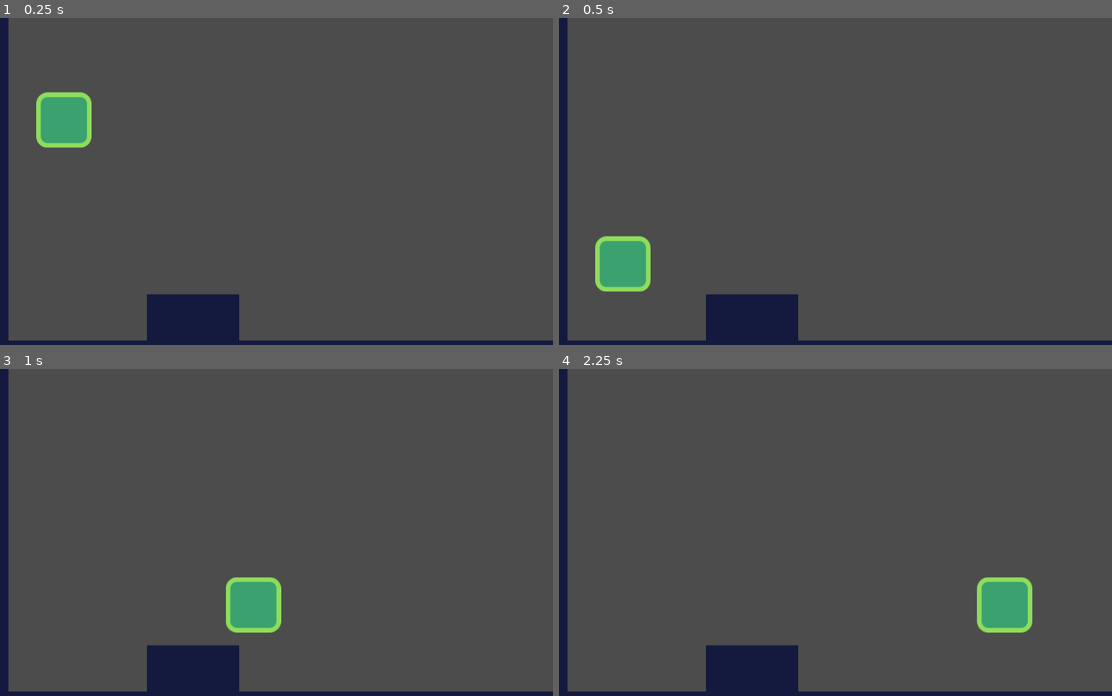
Above: before the commit, frames 1-4 (two rows, left to right).
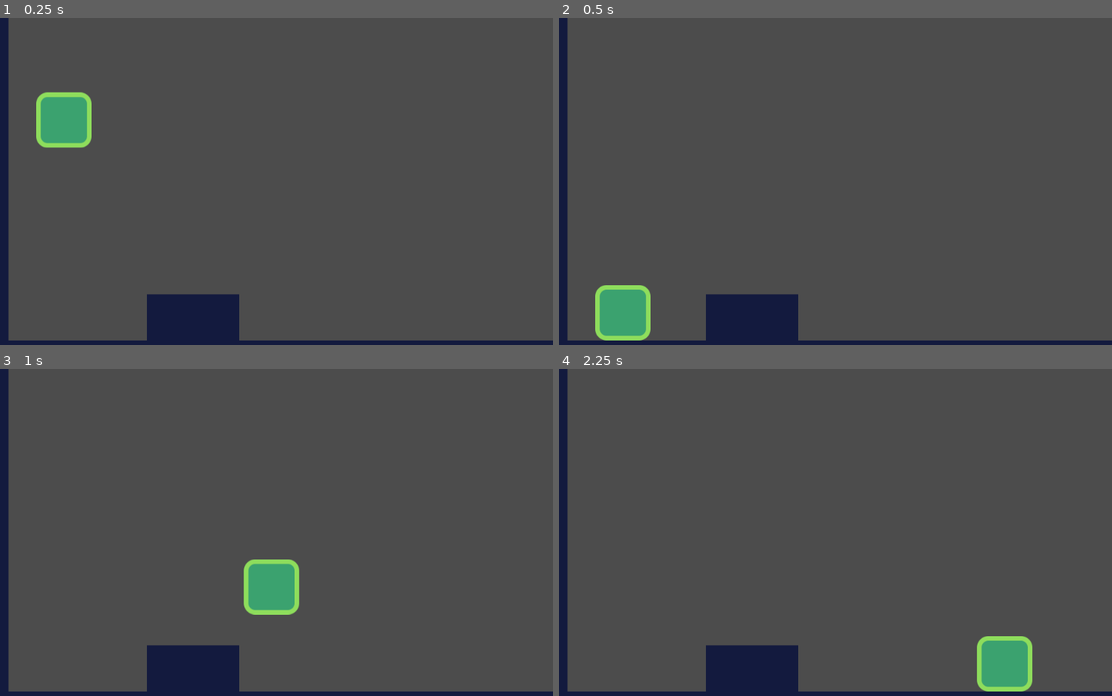
Above: after the commit, the same moments.

Repository: mai-soup/2DPlatformerGodot
Game: Godot game, scene res://src/Levels/LevelTemplate.tscn
Two runs of this game, one before a commit and one after it. Both use one fixed random seed, a clock stepped at 60 frames per second and the inputs below. The project has no main scene, so this scene is started directly.
Inputs:
- Up to frame 1 (0.25 s): no input
- Up to frame 2 (0.5 s): no input
- Up to frame 3 (1 s): hold D (move_right) from 0.53 s (still down); tap W (jump) at 0.6, 0.77 s
- Up to frame 4 (2.25 s): tap W (jump) at 1.07, 1.35, 1.52, 1.82, 2.1 s; release D (move_right) at 2.03 s; hold A (move_left) from 2.03 s (still down)

Frame 1 is identical in both runs. In frame 2, 3.1% of the frame differs, in the area x 6-17%, y 66-99%; in frame 3, 2.1%; in frame 4, 3.3%, in the area x 75-86%, y 63-99%.

Commit message:
make jump height variable depending on how long the jump key is held

Diff:
--- a/src/Actors/Player.gd
+++ b/src/Actors/Player.gd
@@ -1,7 +1,8 @@
 extends Actor
 
 func _physics_process(delta: float) -> void:
-	velocity = calculate_move_velocity(velocity, get_direction(), speed)
+	var is_jump_interrupted: = Input.is_action_just_released("jump") and velocity.y < 0.0
+	velocity = calculate_move_velocity(velocity, get_direction(), speed, is_jump_interrupted)
 	velocity = move_and_slide(velocity, Vector2.UP)
 
 func get_direction() -> Vector2:
@@ -14,13 +15,17 @@
 func calculate_move_velocity(
 		linear_velocity: Vector2,
 		direction: Vector2,
-		speed: Vector2
+		speed: Vector2,
+		is_jump_interrupted: bool
 		) -> Vector2:
 	var new_velocity = linear_velocity
 	new_velocity.x = speed.x * direction.x
 
-	# if is jumping
-	if direction.y == -1.0:
+	# if was jumping but was interrupted
+	if is_jump_interrupted:
+		new_velocity.y = 0.0
+	# if is jumping at the moment
+	elif direction.y == -1.0:
 		new_velocity.y = speed.y * direction.y
 	else:
 		new_velocity.y += gravity * get_physics_process_delta_time()
--- a/src/Levels/LevelTemplate.tscn
+++ b/src/Levels/LevelTemplate.tscn
@@ -15,4 +15,5 @@
 
 [node name="Player" parent="." instance=ExtResource( 2 )]
 position = Vector2( 176, 92 )
+speed = Vector2( 800, 1500 )
 gravity = 4000.0
